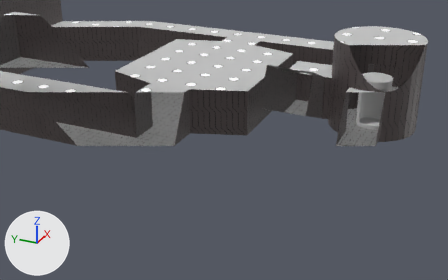
The glTF model assets/map1.glb: old version first, new version second.
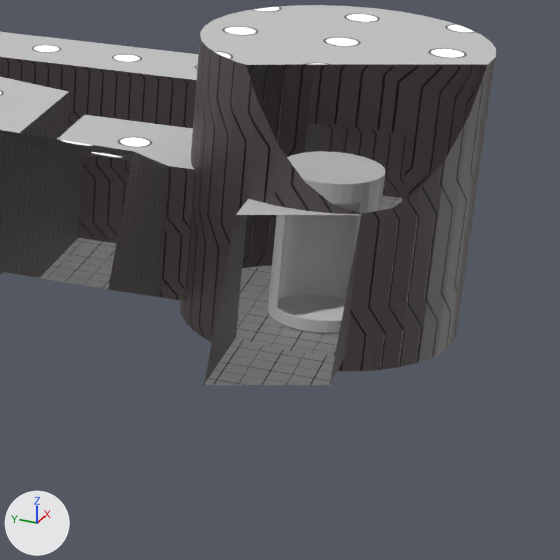
There are two pictures of each version: one from a camera (50 mm lens) standing at (-71.4, -12.3, 28.5) and looking at (-9.2, 15.7, -2.6), one close up on the part from 61% to 100% of the width and 9% to 72% of the height. The axes (+X, +Y, +Z) are drawn at lower left. The lights are the same throughout. Everything nearer to the camera than a plane just in front of the edit is cut away. Where no turn or scale is listed for an object, it has been applied to the vertices.

Objects in the first close-up: 'StartPod', 'Walls'.
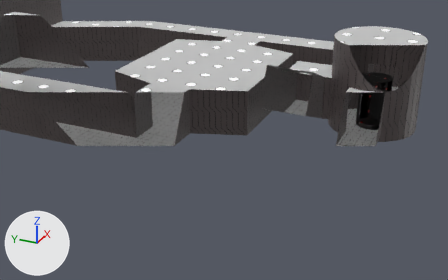
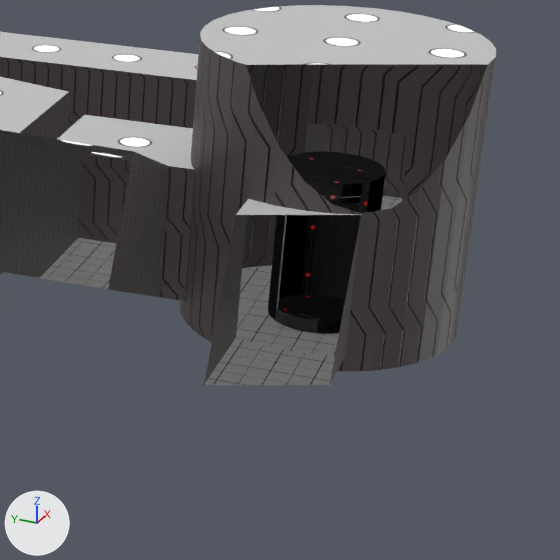
Edits to the bpy script that builds the scene:
```text
Change me_cylinder_007:
    where me_cylinder_007.from_pydata(...)  # 164 vertices, 324 faces; spans x -1.88..1.91, y -1.92..1.87, z -1.25..4.68
    add me_cylinder_007.materials.append(mat_northernwing_walls)
```

Changed parts and their boxes [x1, y1, x2, y2] in the close-ups (560 x 560 px):
'StartPod', recoloured (grey to black)
    both: [268, 151, 385, 333]
